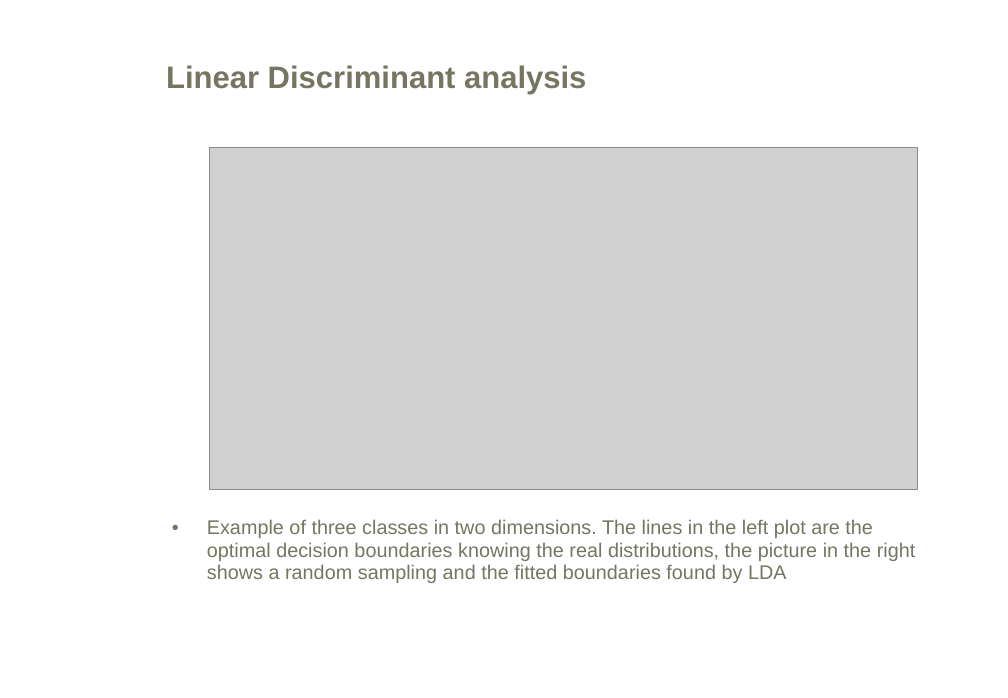
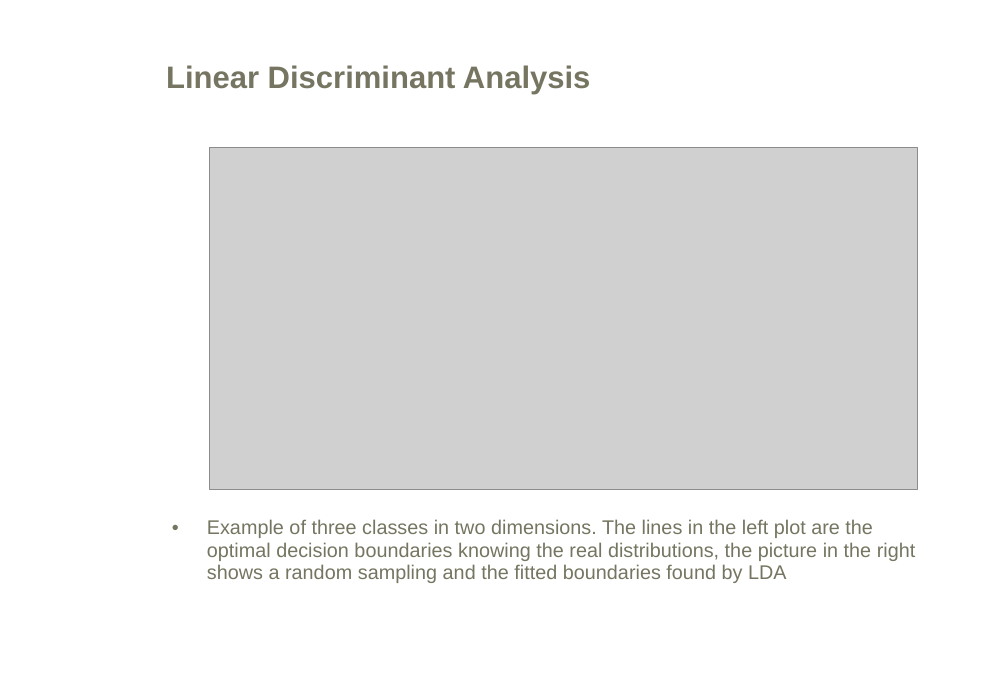
Before and after one commit to mikisvaz/DMPP, a slide deck: slide 14 of Classification/Classification.ppt. Drawn at 1008x698 pixels with LibreOffice and Linux fonts; fonts in the diff are those of the drawing; grey boxes stand for pictures; background and template pictures are left out. Boxes give left, top, right and bottom in pixels: in the first picture for what was removed or moved away, otherwise in the second. Text is boxed around its words. In the diff, an @@ line names an element or a change of style, - is before the commit and + after.

```diff
--- a/Classification/Classification.ppt
+++ b/Classification/Classification.ppt
@@ title at [166,65,591,95]: text changed @@
-Linear Discriminant analysis
+Linear Discriminant Analysis
```
Also in this commit, not shown: 8 other slides changed, 1 other file.
